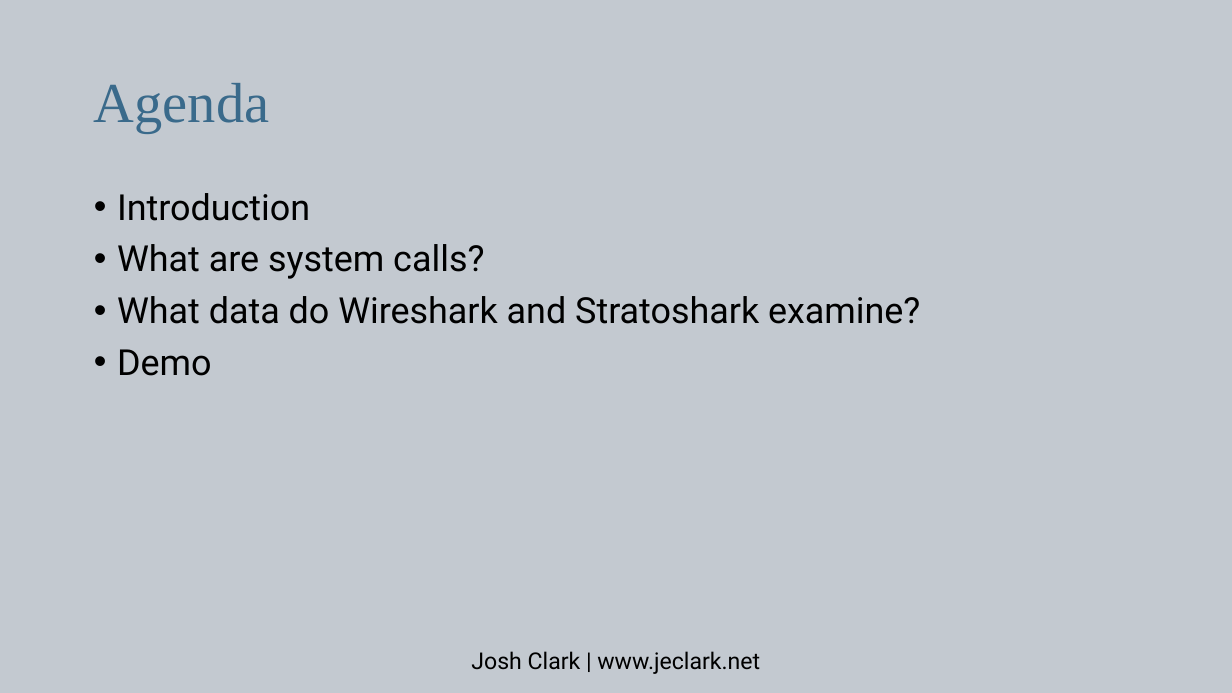
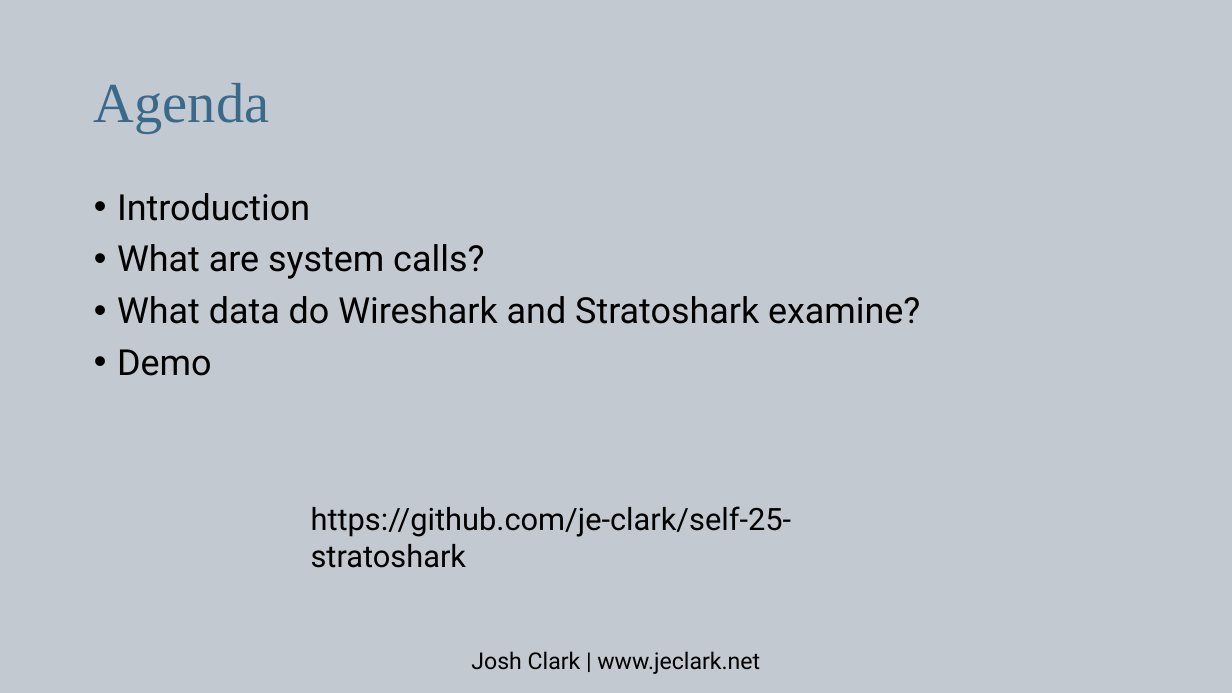
Before and after one commit to je-clark/intro_to_stratoshark, a slide deck: slide 2 of introduction_to_stratoshark.pptx. Drawn at 1232x693 pixels with LibreOffice and Linux fonts; fonts in the diff are those of the drawing. Boxes give left, top, right and bottom in pixels: in the first picture for what was removed or moved away, otherwise in the second. Text is boxed around its words. In the diff, an @@ line names an element or a change of style, - is before the commit and + after.

```diff
--- a/introduction_to_stratoshark.pptx
+++ b/introduction_to_stratoshark.pptx
@@ text added at (311, 506, 792, 568), 24 pt, text #000000 @@
+https://github.com/je-clark/self-25-stratoshark
```
Also in this commit, not shown: 1 other slide changed, 1 other file.
